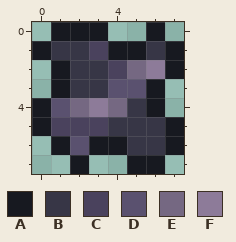
A pixel-art sprite gets an edit: Items/Placeable/Blocks/IgneousStone.png. This is how it looked before the edit.
The file is 16x16 pixels, drawn in blocks of 2x2; one block is one cell here.
Palette (. is transparent): A #171920  B #373646  C #4a425d  D #5a516f  E #756882  F #8d7b99
Now the later version:
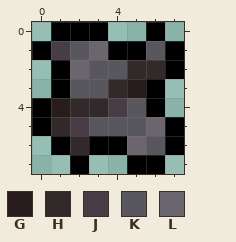
Colours new in this view: G #281c1c  H #31292a  J #483d44  K #59575e  L #6b656e
Change:
Colour A changes from #171920 to #000000.
Colour G replaces colour D in row 3 at x 5; in row 4 at x 1.
Colour H replaces colour C in row 5 at x 1.
Colour H replaces colour D in row 3 at x 4; in row 6 at x 2.
Colour H replaces colour E in row 2 at x 5; in row 4 at x 2.
Colour H replaces colour F in row 2 at x 6; in row 4 at x 3.
Colour J replaces colour B in row 1 at x 1.
Colour J replaces colour C in row 5 at x 2.
Colour J replaces colour E in row 4 at x 4.
Colour K replaces colour B in row 1 at x 2 and 6; in row 2 at x 3; in row 3 at x 2 to 3; in row 4 at x 5; in row 5 at x 4 to 5; in row 6 at x 6.
Colour K replaces colour C in row 2 at x 4; in row 5 at x 3.
Colour L replaces colour B in row 2 at x 2; in row 5 at x 6; in row 6 at x 5.
Colour L replaces colour C in row 1 at x 3.
Pixel boxes of the changes (left, top, right, bottom) in both pictures:
changed: (32, 22, 184, 174)
